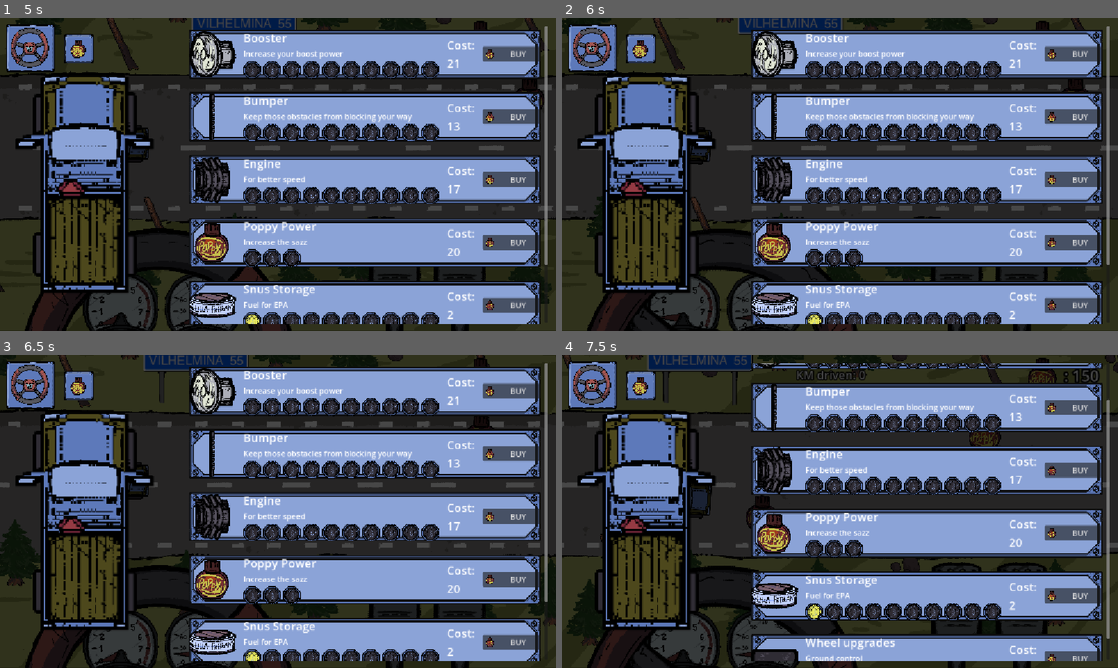
Above: before the commit, frames 1-4 (two rows, left to right).
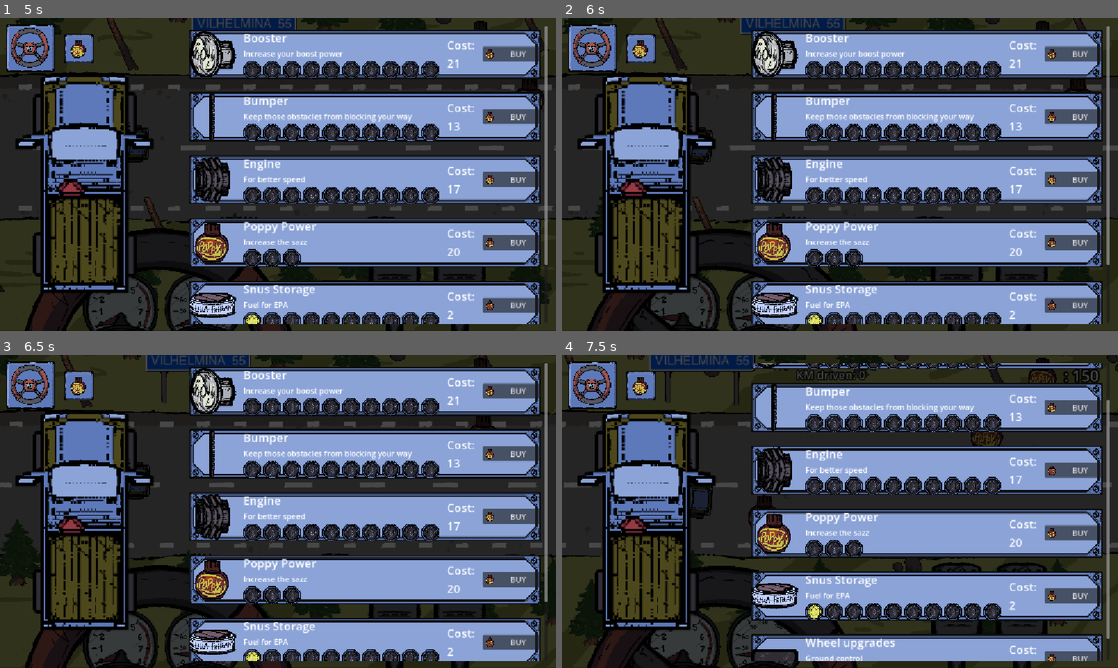
Above: after the commit, the same moments.

Repository: midenfors/project-epa
Game: Godot game, scene res://Scenes/UI/main_menu.tscn
Same seed, same stepped clock (60 frames per second), same inputs: the game is played once before the commit and once after it. The engine's default icon, where the game draws it, is replaced by a stand-in: a white triangle on a blue panel in a dark square.
Inputs (mouse positions are in pixels of both pictures, inside the frame that each line leads up to):
- Up to frame 1 (5 s): click "PLAY" at 0.5 s; click (494, 287) at 1.25 s; click (428, 287) at 2 s; click (44, 58) at 2.75 s; click "BUY" at 3.5 s; click (77, 49) at 4.25 s
- Up to frame 2 (6 s): tap Enter (ui_accept) at 5, 5.27 s; move the mouse to (962, 158) at 5.02 s; hold S (Turn Right) 5.03-5.75 s; hold Space (Boost) 5.03-5.75 s; click (962, 158) at 5.17 s; drag from (728, 190) to (867, 177) at 5.77 s
- Up to frame 3 (6.5 s): no input
- Up to frame 4 (7.5 s): move the mouse to (895, 442) at 6.52 s; hold S (Turn Right) 6.53-7.25 s; tap 0 at 6.6 s; drag from (812, 574) to (1001, 433) at 7.27 s

Frame 1 is identical in both runs. In frame 2, 1.4% of the frame differs, in the area x 0-98%, y 0-84%; in frame 3, 1.3%; in frame 4, 1.3%.

Commit message:
Fixed upgrades not applying after exiting menu. Added phys interpolations which resulted in a much smoother visual experience.

Diff:
--- a/Scripts/hud.gd
+++ b/Scripts/hud.gd
@@ -70,6 +70,7 @@
 func _on_close_upgr_button_pressed() -> void:
 	hide_upgrades()
 	$Dashboard/UpgradeButton.show()
+	get_tree().reload_current_scene()
 
 func _on_cheat_button_pressed() -> void:
 	Global.increase_poppy(50)
--- a/Scripts/upgrade_container.gd
+++ b/Scripts/upgrade_container.gd
@@ -47,4 +47,4 @@
 	var car : Car = get_node("../../../../Car")
 	car.update_visuals()
 	_refresh()
-	Global.force_upgrade_menu = true
+	# Global.force_upgrade_menu = true
--- a/Scripts/world.gd
+++ b/Scripts/world.gd
@@ -22,7 +22,6 @@
 
 func _process(_delta: float) -> void:
 	#check end of run state
-	camera.position.x = car.position.x + 500
 	if car.speed == 0 and car.car_started_motion:
 		hud.show_end_state()
 	if car:
@@ -31,6 +30,9 @@
 		#Win STATE
 		if (int(Global.distance) / 3960) == 55:
 			hud.show_win_screen()
+
+func _physics_process(delta):
+	camera.position.x = car.position.x + 500
 
 func _on_grass_area_body_entered(body: Node2D) -> void:
 	var _car : Car = body as Car
--- a/project.godot
+++ b/project.godot
@@ -109,6 +109,7 @@
 [physics]
 
 3d/physics_engine="Jolt Physics"
+common/physics_interpolation=true
 
 [rendering]
 
